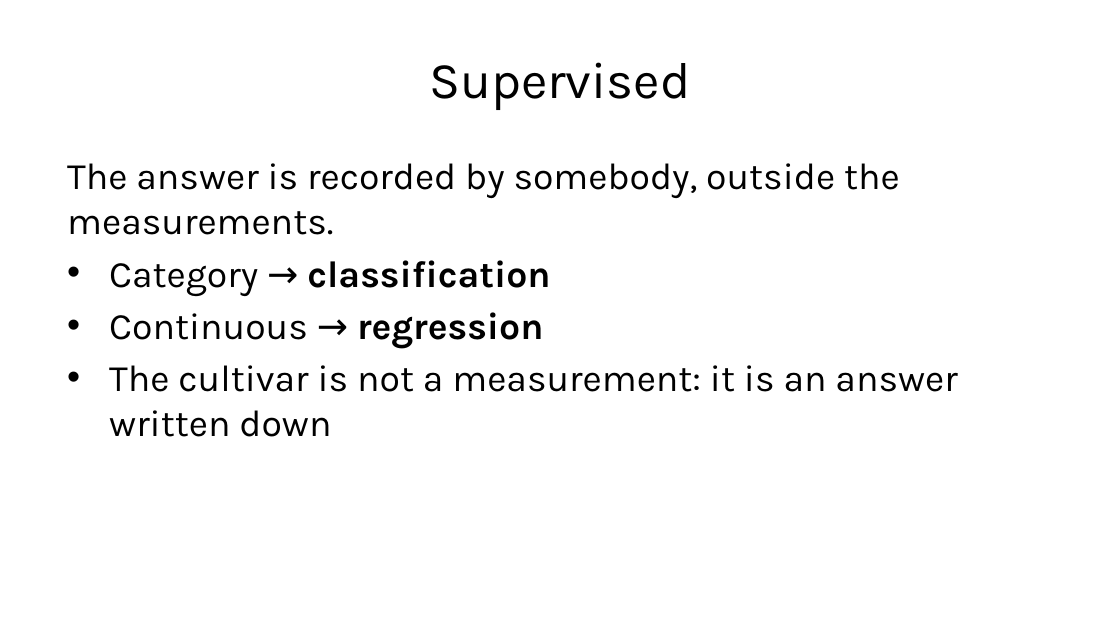
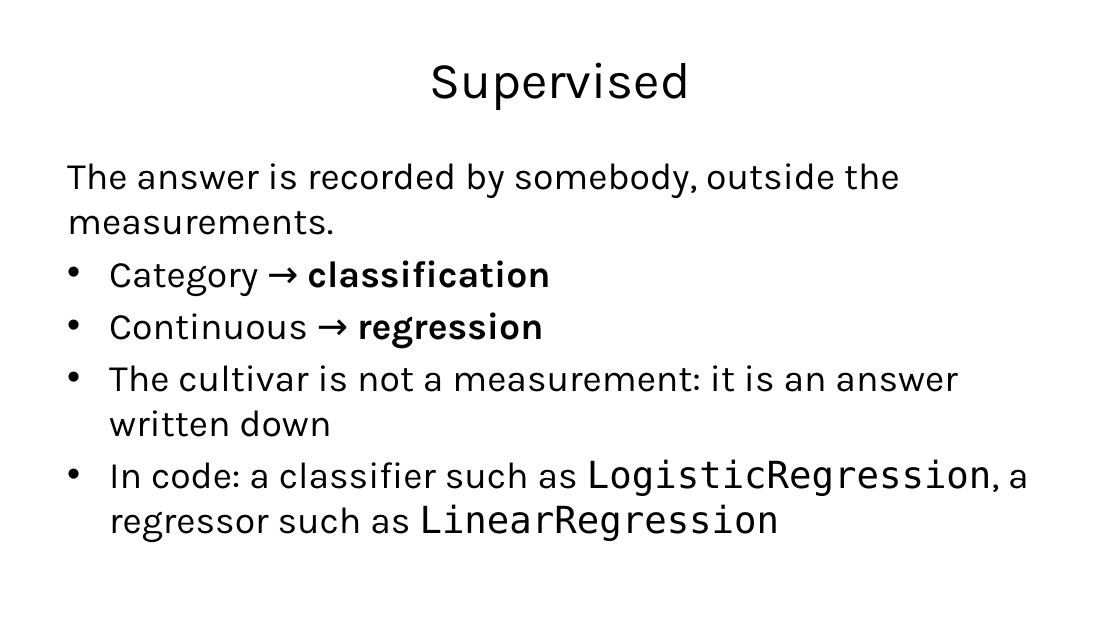
Before and after one commit to fabioantonini/technologies-for-artificial-intelligence, a slide deck: slide 36 of Lessons/01_introduction_and_workflow/Slides/introduction_and_workflow_slides.pptx. Drawn at 1120x630 pixels with LibreOffice and Linux fonts; fonts in the diff are those of the drawing; background and template pictures are left out. Boxes give left, top, right and bottom in pixels: in the first picture for what was removed or moved away, otherwise in the second. Text is boxed around its words. In the diff, an @@ line names an element or a change of style, - is before the commit and + after.

```diff
--- a/Lessons/01_introduction_and_workflow/Slides/introduction_and_workflow_slides.pptx
+++ b/Lessons/01_introduction_and_workflow/Slides/introduction_and_workflow_slides.pptx
@@ text at [109,459,1029,542]: paragraph added @@
+• In code: a classifier such as LogisticRegression, a regressor such as LinearRegression
```
Also in this commit, not shown: 9 other slides changed, 2 slides added, 2 slides removed, 6 other files.
